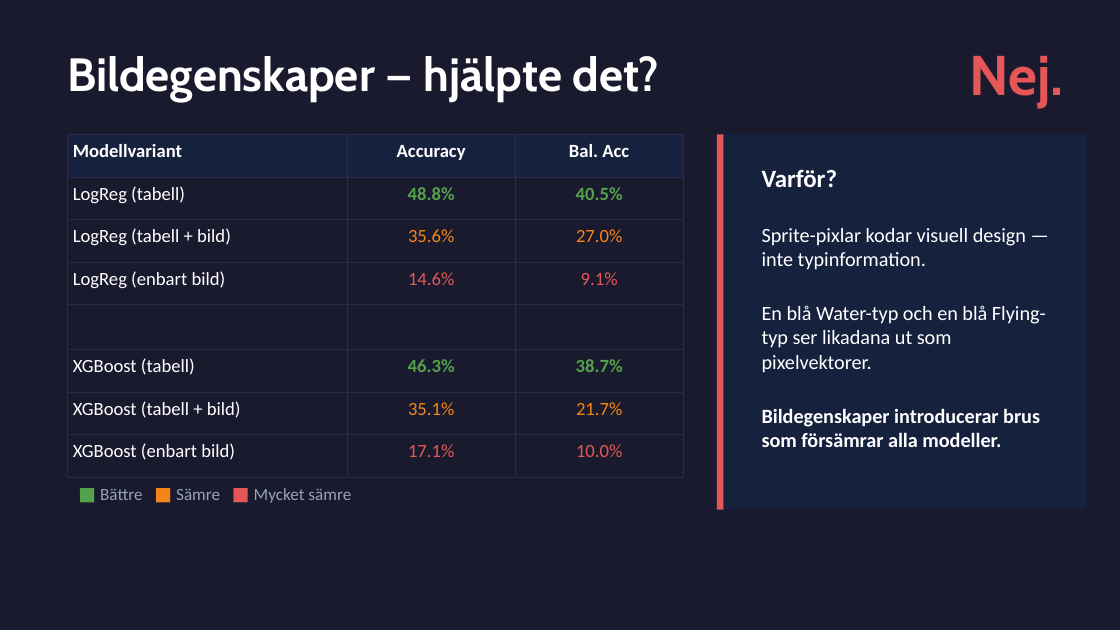
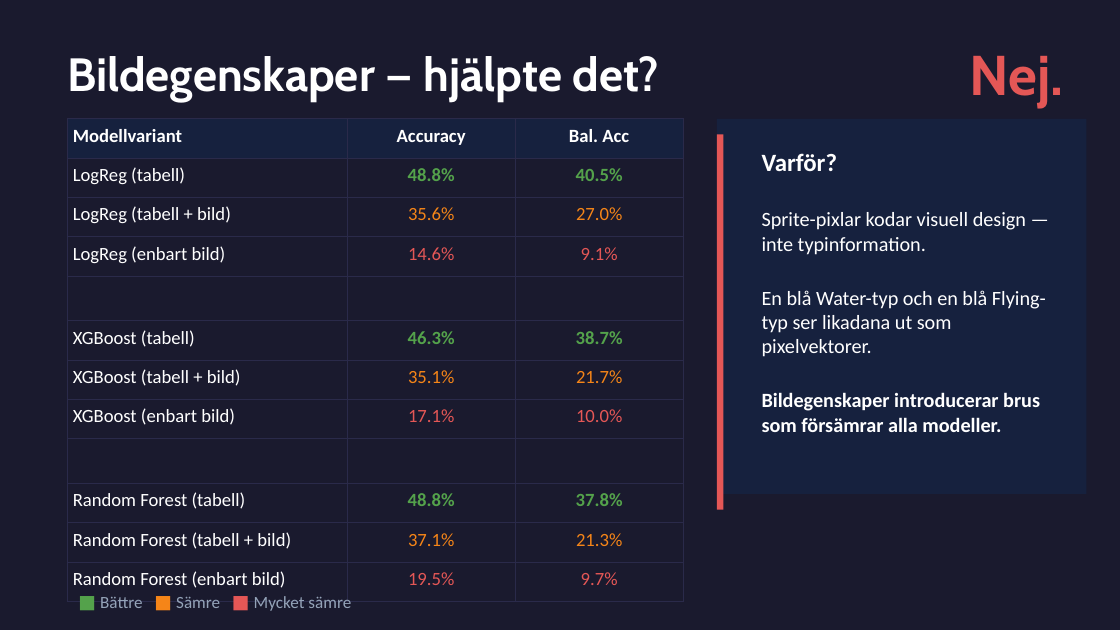
Before and after one commit to VendelaSW/Pokemon-supervised-learning, a slide deck: slide 9 of mockemon_presentation.pptx. Drawn at 1120x630 pixels with LibreOffice and Linux fonts; fonts in the diff are those of the drawing. Boxes give left, top, right and bottom in pixels: in the first picture for what was removed or moved away, otherwise in the second. Text is boxed around its words. In the diff, an @@ line names an element or a change of style, - is before the commit and + after.

```diff
--- a/mockemon_presentation.pptx
+++ b/mockemon_presentation.pptx
@@ table at <box>67,119,683,592</box> @@
+row 9:  |  | 
+row 10: Random Forest (tabell) | 48.8% | 37.8%
+row 11: Random Forest (tabell + bild) | 37.1% | 21.3%
+row 12: Random Forest (enbart bild) | 19.5% | 9.7%
@@ table: place and size @@
-table at <box>67,134,683,464</box>
+table at <box>67,119,683,592</box>
@@ rectangle: place and size @@
-rectangle at <box>717,134,1086,510</box>
+rectangle at <box>717,119,1086,494</box>
@@ text "Varför?": place and size @@
-text "Varför?" at <box>762,169,1046,447</box>
+text "Varför?" at <box>762,153,1046,432</box>
@@ text "■ Bättre ■ Sämre ■ ...": place and size @@
-text "■ Bättre ■ Sämre ■ ..." at <box>100,488,351,503</box>
+text "■ Bättre ■ Sämre ■ ..." at <box>100,596,351,611</box>
```
Also in this commit, not shown: 6 other slides changed.
